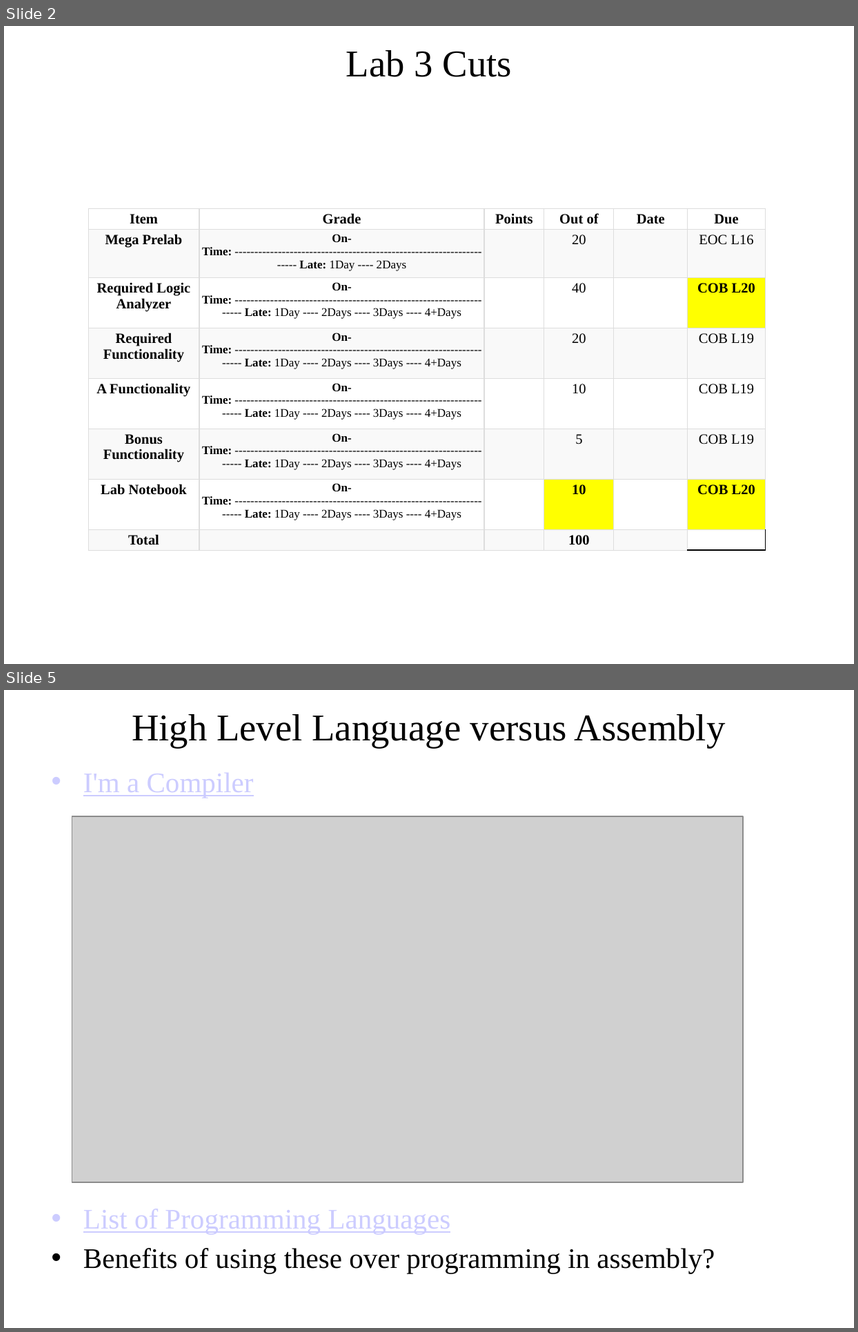
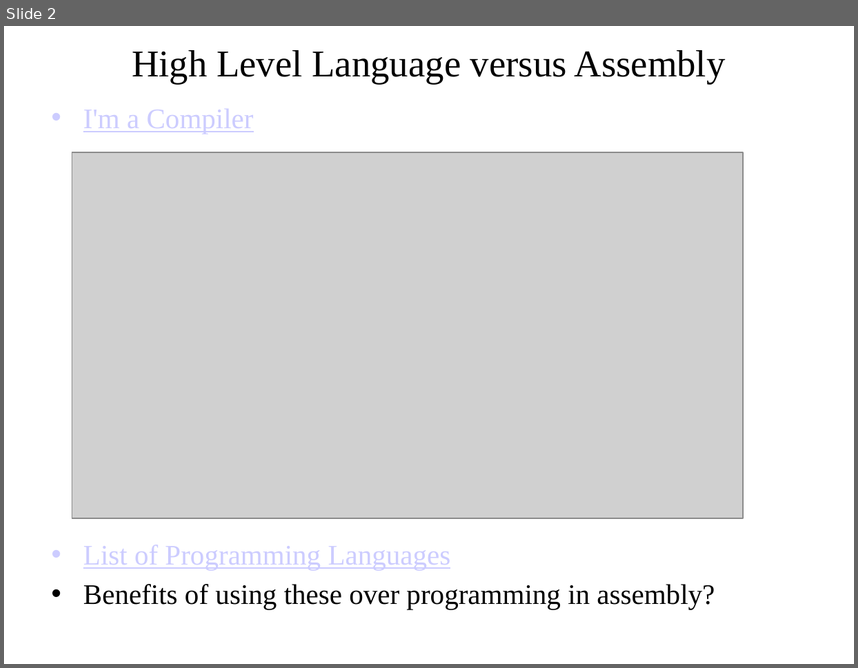
Before and after one commit to pw4rn3r/ECE382, a slide deck: notes/L19/Lsn19.pptx. Shown one above the other, each under a label of ours: slides 2 and 5 before the commit, slide 2 after it; the slides between them are not shown. The pictures are 858x1332 and 858x668 pixels, drawn with LibreOffice and Linux fonts; fonts in the diff are those of the drawing; grey boxes stand for pictures. Boxes give left, top, right and bottom in pixels: in the first picture for what was removed or moved away, otherwise in the second. Text is boxed around its words. In the diff, an @@ line names an element or a change of style, - is before the commit and + after.

```diff
--- a/notes/L19/Lsn19.pptx
+++ b/notes/L19/Lsn19.pptx
@@ slide 2 removed at (4, 26, 854, 664), background #FFFFFF @@
@@ title removed at (346, 50, 512, 77) @@
-Lab 3 Cuts
@@ table removed at (88, 209, 766, 552), 8 rows, 6 columns @@
-Item | Grade | Points | Out of | Date | Due
-Mega Prelab | On-Time: -------------------------------------------------------------------- Late: 1Day ---- 2Days |  | 20 |  | EOC L16
-Required Logic Analyzer | On-Time: -------------------------------------------------------------------- Late: 1Day ---- 2Days ---- 3Days ---- 4+Days |  | 40 |  | COB L20
-Required Functionality | On-Time: -------------------------------------------------------------------- Late: 1Day ---- 2Days ---- 3Days ---- 4+Days |  | 20 |  | COB L19
-A Functionality | On-Time: -------------------------------------------------------------------- Late: 1Day ---- 2Days ---- 3Days ---- 4+Days |  | 10 |  | COB L19
-Bonus Functionality | On-Time: -------------------------------------------------------------------- Late: 1Day ---- 2Days ---- 3Days ---- 4+Days |  | 5 |  | COB L19
-Lab Notebook | On-Time: -------------------------------------------------------------------- Late: 1Day ---- 2Days ---- 3Days ---- 4+Days |  | 10 |  | COB L20
-Total |  |  | 100 |  | 
@@ what was slide 5 is now slide 2 @@
```
Also in this commit, not shown: 7 slides changed, 6 slides added, 2 other slides removed.
